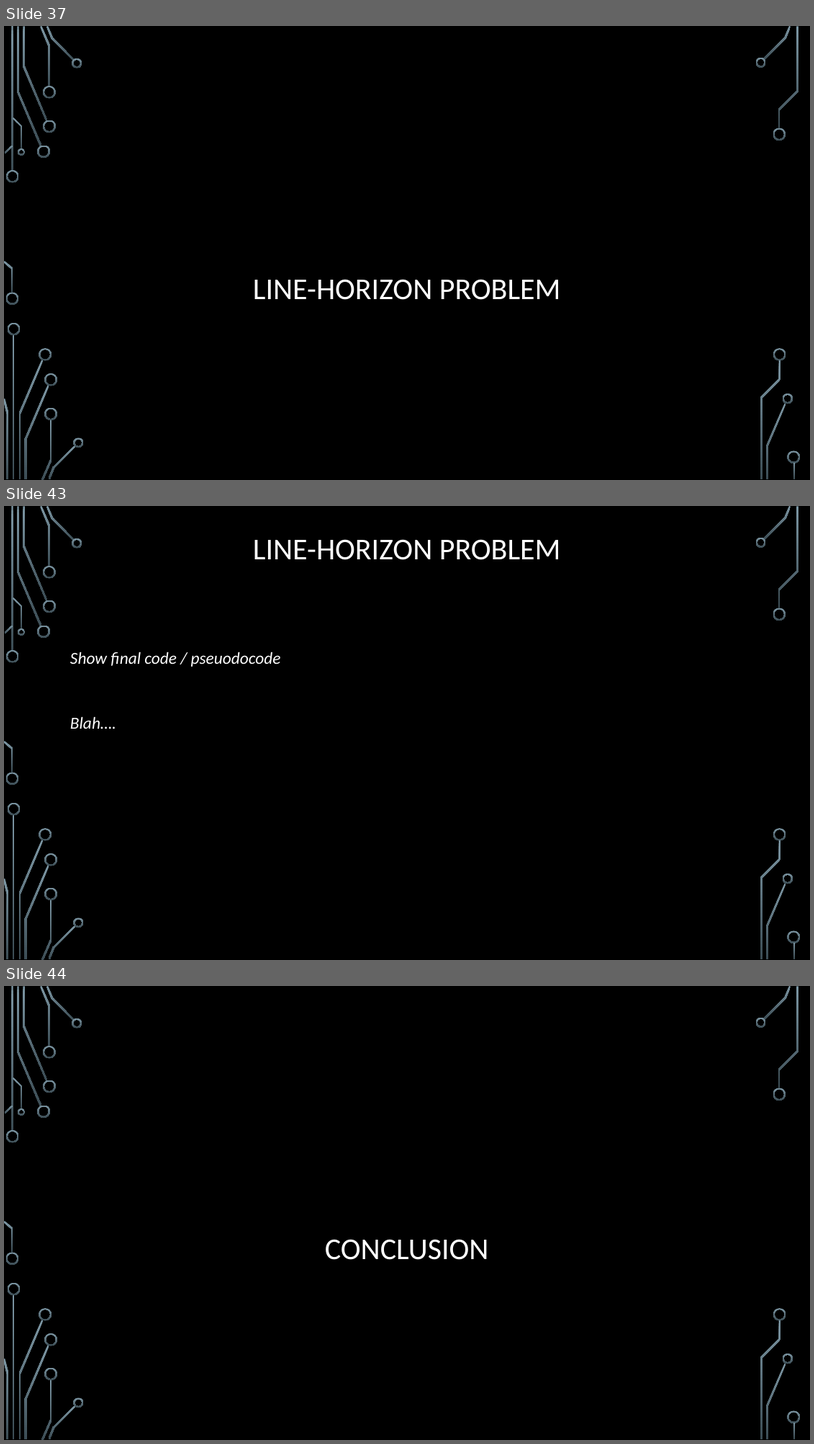
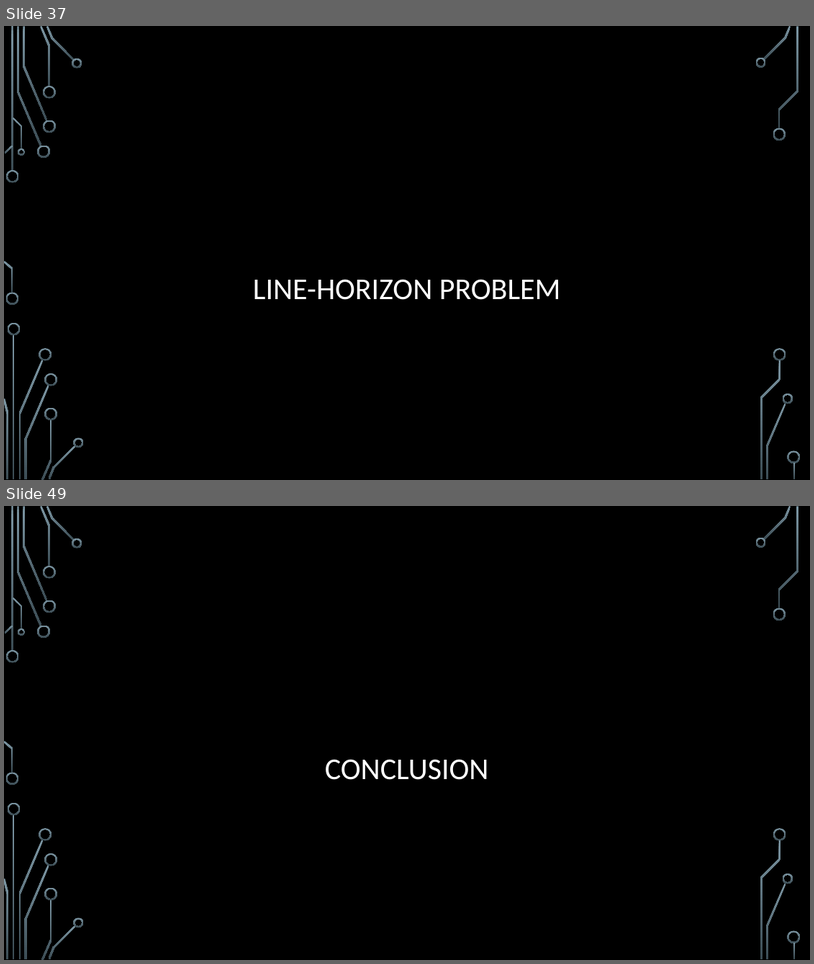
Before and after one commit to janiceeguo/advAlgo, a slide deck: slides/ComputationalGeom-part1-Intersections.pptx. Shown one above the other, each under a label of ours: slides 37, 43 and 44 before the commit, slides 37 and 49 after it; the slides between them are not shown. The pictures are 814x1444 and 814x964 pixels, drawn with LibreOffice and Linux fonts; fonts in the diff are those of the drawing; background and template pictures are left out. Boxes give left, top, right and bottom in pixels: in the first picture for what was removed or moved away, otherwise in the second. Text is boxed around its words. In the diff, an @@ line names an element or a change of style, - is before the commit and + after.

```diff
--- a/slides/ComputationalGeom-part1-Intersections.pptx
+++ b/slides/ComputationalGeom-part1-Intersections.pptx
@@ slide 43 removed at bbox=[4, 506, 810, 960], background picture (left out); not listed: 36 template elements that a slide beside it also shows @@
@@ title removed at bbox=[253, 539, 561, 560] @@
-LINE-HORIZON PROBLEM
@@ text removed at bbox=[70, 651, 281, 728] @@
-Show final code / pseuodocode
-Blah….
@@ what was slide 44 is now slide 49 @@
```
Also in this commit, not shown: 11 slides added, 5 other slides removed, 4 other files.
